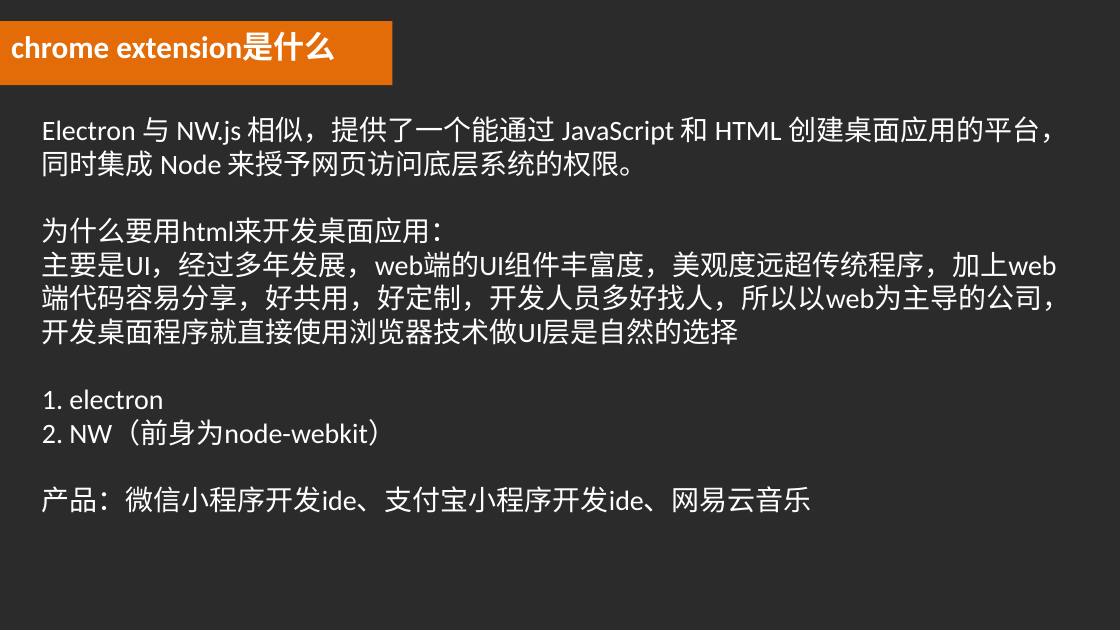
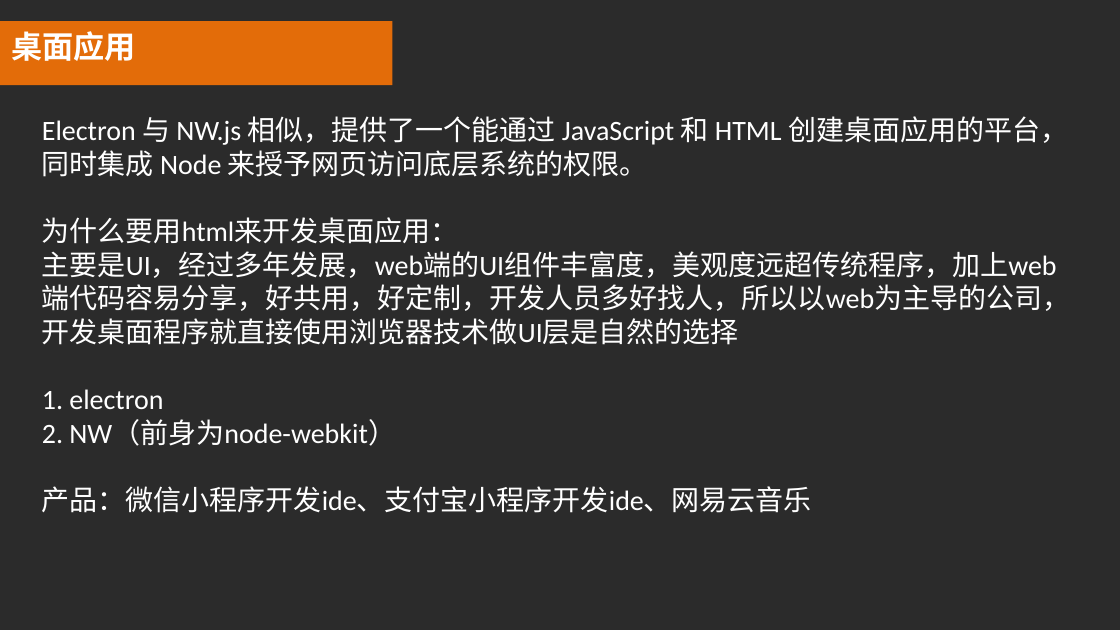
Before and after one commit to luke93h/git-blog, a slide deck: slide 44 of src/大前端简介.pptx (slide 48 before the commit). Drawn at 1120x630 pixels with LibreOffice and Linux fonts; fonts in the diff are those of the drawing; background and template pictures are left out; a plain dark background stands for a picture behind light text. Boxes give left, top, right and bottom in pixels: in the first picture for what was removed or moved away, otherwise in the second. Text is boxed around its words. In the diff, an @@ line names an element or a change of style, - is before the commit and + after.

```diff
--- a/src/大前端简介.pptx
+++ b/src/大前端简介.pptx
@@ text at (11,31,136,61): text changed @@
-chrome extension是什么
+桌面应用
```
Also in this commit, not shown: 3 other slides changed, 4 slides removed, 2 other files.
